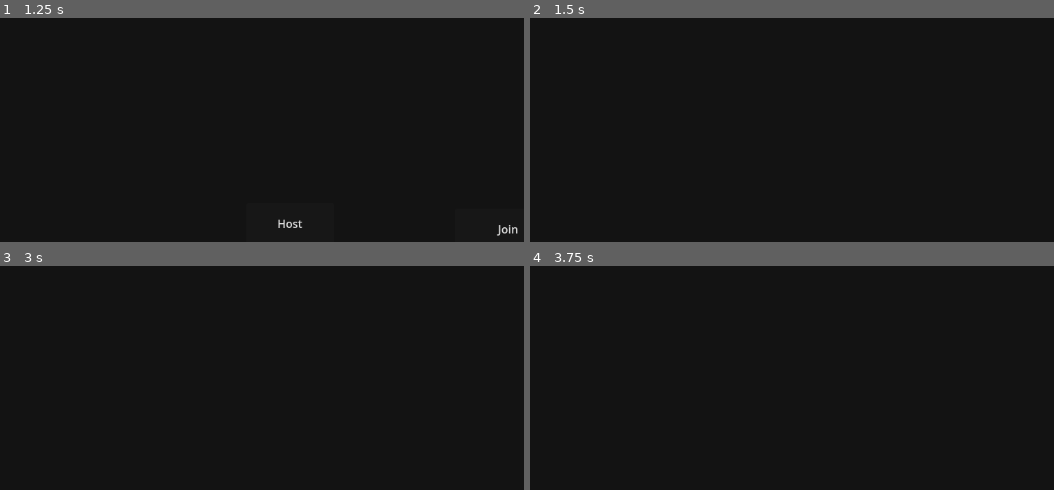
Above: before the commit, frames 1-4 (two rows, left to right).
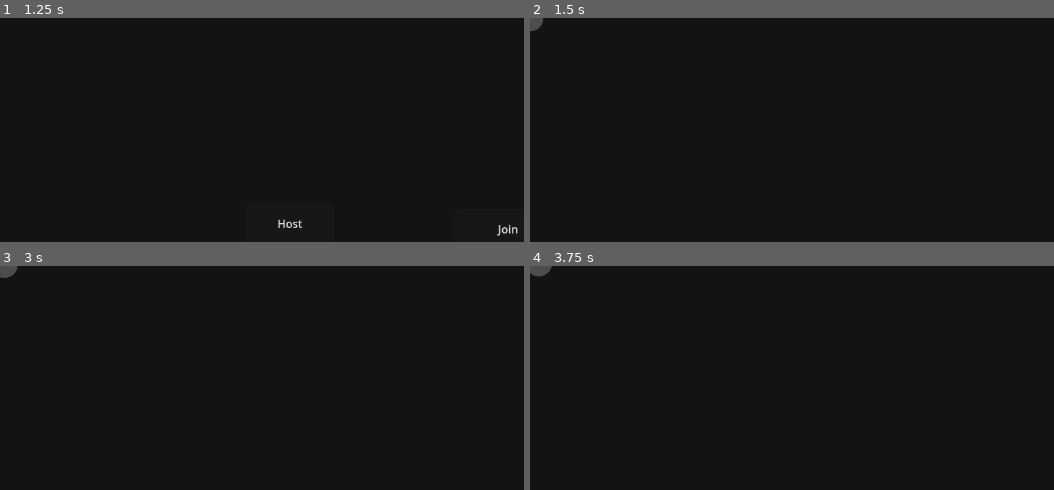
Above: after the commit, the same moments.

Repository: FOSS-Supremacy/celestis
Game: Godot game, scene res://scenes/multiplayer.tscn
Two runs of this game, one before a commit and one after it. Both use one fixed random seed, a clock stepped at 60 frames per second and the inputs below. This scene is started directly instead of the project's main scene.
Inputs:
- Up to frame 1 (1.25 s): tap Enter at 0.5 s; hold Right (player_right) from 0.53 s (still down); hold K (camera_down) from 0.53 s (still down)
- Up to frame 2 (1.5 s): release Right (player_right) at 1.25 s; release K (camera_down) at 1.25 s; click "Host" at 1.25 s
- Up to frame 3 (3 s): tap Space at 2 s; hold Down (player_down) 2.03-2.78 s; tap J (camera_left) at 2.1 s; tap Enter at 2.75 s; hold Right (player_right) from 2.78 s (still down); hold L (camera_right) from 2.78 s (still down)
- Up to frame 4 (3.75 s): tap Space at 3.5 s; release Right (player_right) at 3.53 s; release L (camera_right) at 3.53 s; hold Up (player_up) from 3.53 s (still down); tap I (camera_up) at 3.6 s

Frame 1 is identical in both runs. In frame 2, 0.1% of the frame differs, in the area x 0-3%, y 0-6%; in frame 3, 0.1%; in frame 4, 0.2%, in the area x 0-5%, y 0-5%.
Error before the commit: Cannot call method 'instantiate' on a null value. (res://scripts/multiplayer.gd:17)

Commit message:
Fix the multiplayer scene

Diff:
--- a/scenes/multiplayer.tscn
+++ b/scenes/multiplayer.tscn
@@ -1,15 +1,16 @@
-[gd_scene load_steps=3 format=3 uid="uid://dwxhrp4lflf8s"]
+[gd_scene load_steps=4 format=3 uid="uid://dwxhrp4lflf8s"]
 
 [ext_resource type="Script" path="res://scripts/multiplayer.gd" id="1_s6cxa"]
 [ext_resource type="PackedScene" uid="uid://bt6wk7l13xiyc" path="res://scenes/universe.tscn" id="2_3i8wi"]
+[ext_resource type="PackedScene" uid="uid://djwunliuh7opd" path="res://scenes/planet.tscn" id="2_vrvp3"]
 
 [node name="multiplayer" type="Node2D"]
 script = ExtResource("1_s6cxa")
+player_scene = ExtResource("2_vrvp3")
 
 [node name="universe" parent="." instance=ExtResource("2_3i8wi")]
 
 [node name="MultiplayerSpawner" type="MultiplayerSpawner" parent="."]
-_spawnable_scenes = PackedStringArray("res://scenes/player.tscn")
 spawn_path = NodePath("..")
 
 [node name="host" type="Button" parent="."]
--- a/scenes/tests.tscn
+++ b/scenes/tests.tscn
@@ -36,7 +36,6 @@
 script = ExtResource("3_nicav")
 
 [node name="Camera2D" type="Camera2D" parent="planet/Node2D"]
-scale = Vector2(1, 1)
 zoom = Vector2(2, 2)
 
 [node name="Polygon2D" type="Polygon2D" parent="planet/Node2D"]
